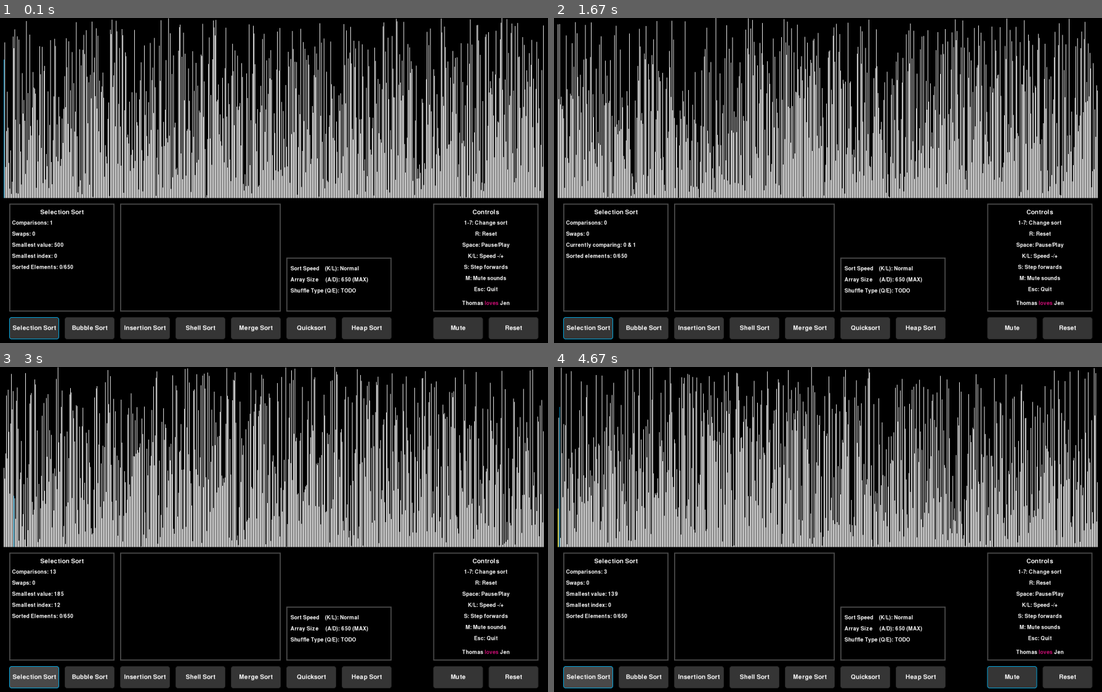
Above: before the commit, frames 1-4 (two rows, left to right).
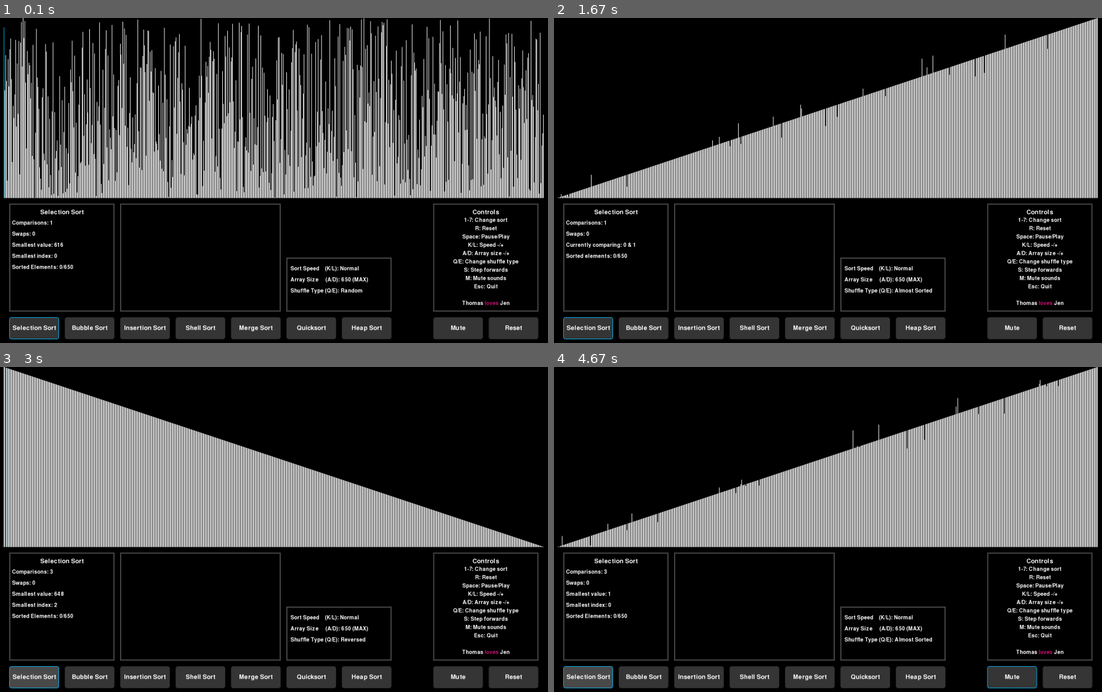
Above: after the commit, the same moments.

Repository: ThomasBrooks89/Sorting-Visualiser
Game: pygame game, started from main.py
Same seed, same stepped clock (60 frames per second), same inputs: the game is played once before the commit and once after it.
Inputs:
- Up to frame 1 (0.1 s): no input
- Up to frame 2 (1.67 s): tap one key every 0.33 s from 0.33 s: 3 E E 2
- Up to frame 3 (3 s): click "Selection Sort" at 1.72 s; tap 1 at 2 s; hold R 2.33-2.8 s; hold D 2.33-2.8 s; hold Q from 2.83 s (still down); hold D from 2.83 s (still down)
- Up to frame 4 (4.67 s): release Q at 3.3 s; release D at 3.3 s; tap 3 at 3.33 s; hold M 3.67-4.13 s; hold D 3.67-4.13 s; click "Selection Sort" at 4.22 s; hold E from 4.5 s (still down); hold D from 4.5 s (still down)

The runs differ from the first frame. In frame 1, 21% of the frame differs, in the area x 0-100%, y 0-85%; in frame 2, 21%; in frame 3, 22%; in frame 4, 23%.

Commit message:
finish config menu, update controls menu

Diff:
--- a/drawing.py
+++ b/drawing.py
@@ -38,7 +38,7 @@
         text_rect = text.get_rect()  # make a box around the text, to find its centre
         text_rect.centerx = box_centre  # the centre of the text is the centre of the box
         surface.blit(text, (text_rect.x, y))
-        y += 40
+        y += 30
 
     text = pygame_gui.stitch_text([("Thomas ", "white"), ("loves ", "deeppink3"), ("Jen", "white")], font)
     text_rect = text.get_rect()
--- a/main.py
+++ b/main.py
@@ -44,6 +44,8 @@
                       (font_sml, "R: Reset"),
                       (font_sml, "Space: Pause/Play"),
                       (font_sml, "K/L: Speed -/+"),
+                      (font_sml, "A/D: Array size -/+"),
+                      (font_sml, "Q/E: Change shuffle type"),
                       (font_sml, "S: Step forwards"),
                       (font_sml, "M: Mute sounds"),
                       (font_sml, "Esc: Quit")]
@@ -58,8 +60,8 @@
 sort_explanation_box = pygame.Rect((btn_insertion_sort.rect.x, 670, (pygame_gui.Button.width * 3) + 40, 390))
 
 
-def reset_sort(surface, chosen_sort, arr_len):
-    array = sorting_logic.generate_array(1, arr_len)
+def reset_sort(surface, chosen_sort, arr_len, shuffle_type):
+    array = sorting_logic.generate_array(1, arr_len, shuffle_type)
     sort = sorts[chosen_sort](array)
     step = next(sort)
     drawing.draw_array(surface, step.array, step.highlights, step.actions, bar_width, gap_len)
@@ -81,12 +83,12 @@
          "bubble": sorting_logic.bubble_sort,
          "insertion": sorting_logic.insertion_sort,
          "shell": sorting_logic.shell_sort}
-array = sorting_logic.generate_array(1, arr_len)
+shuffle_next = {"Random":"Reversed", "Reversed":"Almost Sorted", "Almost Sorted":"Random"}
+shuffle_prev = {"Random":"Almost Sorted", "Reversed":"Random", "Almost Sorted":"Reversed"}
+shuffle_type = "Random"
+array = sorting_logic.generate_array(1, arr_len, shuffle_type)
 sort = sorts[chosen_sort](array)
 step = next(sort, None)
-shuffle_next = {"random":"", "reverse":"", "almost_sorted":""} # TODO
-shuffle_prev = {"random":"", "reverse":"", "almost_sorted":""} # TODO
-shuffle_type = "TODO"
 
 
 # main loop
@@ -128,7 +130,7 @@
             if event.key == pygame.K_ESCAPE:
                 running = False
             elif event.key == pygame.K_r:
-                array, sort, step = reset_sort(screen, chosen_sort, arr_len)
+                array, sort, step = reset_sort(screen, chosen_sort, arr_len, shuffle_type)
             elif event.key == pygame.K_l:
                 if game_speed > 0:
                     game_speed -= 25
@@ -148,26 +150,32 @@
                 if arr_len > 50:
                     arr_len -= 50
                     bar_width, leftover_bar_pixels = drawing.find_bar_widths(arr_len, gap_len, WIDTH)
-                    array, sort, step = reset_sort(screen, chosen_sort, arr_len)
+                    array, sort, step = reset_sort(screen, chosen_sort, arr_len, shuffle_type)
             elif event.key == pygame.K_d:
                 if arr_len < 650:
                     arr_len += 50
                     bar_width, leftover_bar_pixels = drawing.find_bar_widths(arr_len, gap_len, WIDTH)
-                    array, sort, step = reset_sort(screen, chosen_sort, arr_len)
+                    array, sort, step = reset_sort(screen, chosen_sort, arr_len, shuffle_type)
+            elif event.key == pygame.K_q:
+                shuffle_type = shuffle_prev[shuffle_type]
+                array, sort, step = reset_sort(screen, chosen_sort, arr_len, shuffle_type)
+            elif event.key == pygame.K_e:
+                shuffle_type = shuffle_next[shuffle_type]
+                array, sort, step = reset_sort(screen, chosen_sort, arr_len, shuffle_type)
 
             elif event.key == pygame.K_1:
                 chosen_sort = "selection"
-                array, sort, step = reset_sort(screen, chosen_sort, arr_len)
+                array, sort, step = reset_sort(screen, chosen_sort, arr_len, shuffle_type)
             elif event.key == pygame.K_2:
                 chosen_sort = "bubble"
-                array, sort, step = reset_sort(screen, chosen_sort, arr_len)
+                array, sort, step = reset_sort(screen, chosen_sort, arr_len, shuffle_type)
             elif event.key == pygame.K_3:
                 chosen_sort = "insertion"
-                array, sort, step = reset_sort(screen, chosen_sort, arr_len)
+                array, sort, step = reset_sort(screen, chosen_sort, arr_len, shuffle_type)
 
         elif btn_reset.event(event):
             btn_reset.active = True
-            array, sort, step = reset_sort(screen, chosen_sort, arr_len)
+            array, sort, step = reset_sort(screen, chosen_sort, arr_len, shuffle_type)
             btn_reset.active = False
         elif btn_mute.event(event):
             muted = mute_button_pressed(btn_mute)
@@ -177,25 +185,25 @@
             chosen_sort_btn = btn_selection_sort
             chosen_sort_btn.active = True
             chosen_sort = "selection"
-            array, sort, step = reset_sort(screen, chosen_sort, arr_len)
+            array, sort, step = reset_sort(screen, chosen_sort, arr_len, shuffle_type)
         elif btn_bubble_sort.event(event):
             chosen_sort_btn.active = False
             chosen_sort_btn = btn_bubble_sort
             chosen_sort_btn.active = True
             chosen_sort = "bubble"
-            array, sort, step = reset_sort(screen, chosen_sort, arr_len)
+            array, sort, step = reset_sort(screen, chosen_sort, arr_len, shuffle_type)
         elif btn_insertion_sort.event(event):
             chosen_sort_btn.active = False
             chosen_sort_btn = btn_insertion_sort
             chosen_sort_btn.active = True
             chosen_sort = "insertion"
-            array, sort, step = reset_sort(screen, chosen_sort, arr_len)
+            array, sort, step = reset_sort(screen, chosen_sort, arr_len, shuffle_type)
         elif btn_shell_sort.event(event):
             chosen_sort_btn.active = False
             chosen_sort_btn = btn_shell_sort
             chosen_sort_btn.active = True
             chosen_sort = "shell"
-            array, sort, step = reset_sort(screen, chosen_sort, arr_len)
+            array, sort, step = reset_sort(screen, chosen_sort, arr_len, shuffle_type)
 
 
 
--- a/sorting_logic.py
+++ b/sorting_logic.py
@@ -9,10 +9,30 @@
     stats: list[str] = field(default_factory = list)  # list of strings of whatever stat/info is to be shown
 
 
-def generate_array(min, max):
+def generate_array(min, max, sort_type):
     array = [x for x in range(min, (max + 1))]
-    random.shuffle(array)
+
+    if sort_type == "Almost Sorted":
+        return tiny_shuffle(array)
+
+    if sort_type == "Reversed":
+        array.reverse()
+        return array
+
+    random.shuffle(array)  # sort type == random
     return array
+
+def tiny_shuffle(array):
+    length = len(array)
+    num_swaps, max_swap_dist = length // 50, length // 10
+    highest_idx = length - max_swap_dist
+
+    for _ in range(num_swaps):
+        i = random.randint(1, highest_idx)
+        j = i + (random.randint(1, max_swap_dist))
+        array[i], array[j] = array[j], array[i]
+    return array
+
 
 
 def send_finished_array(array):  # completely fakes the 'checking' to 'make sure' the list is sorted at the end
@@ -162,7 +182,7 @@
 
 
 if __name__ == "__main__":
-    array = generate_array(1, 100)
+    array = generate_array(1, 100, "Random")
     #for step in selection_sort(array):
         #print(step.array)
     print(array)
